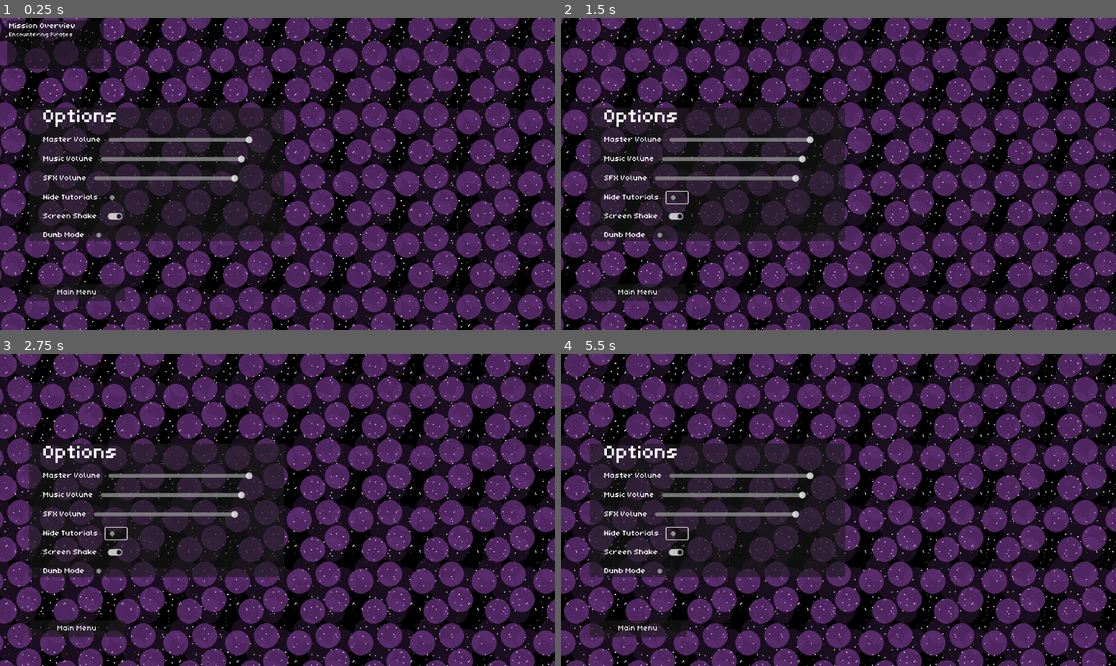
Above: before the commit, frames 1-4 (two rows, left to right).
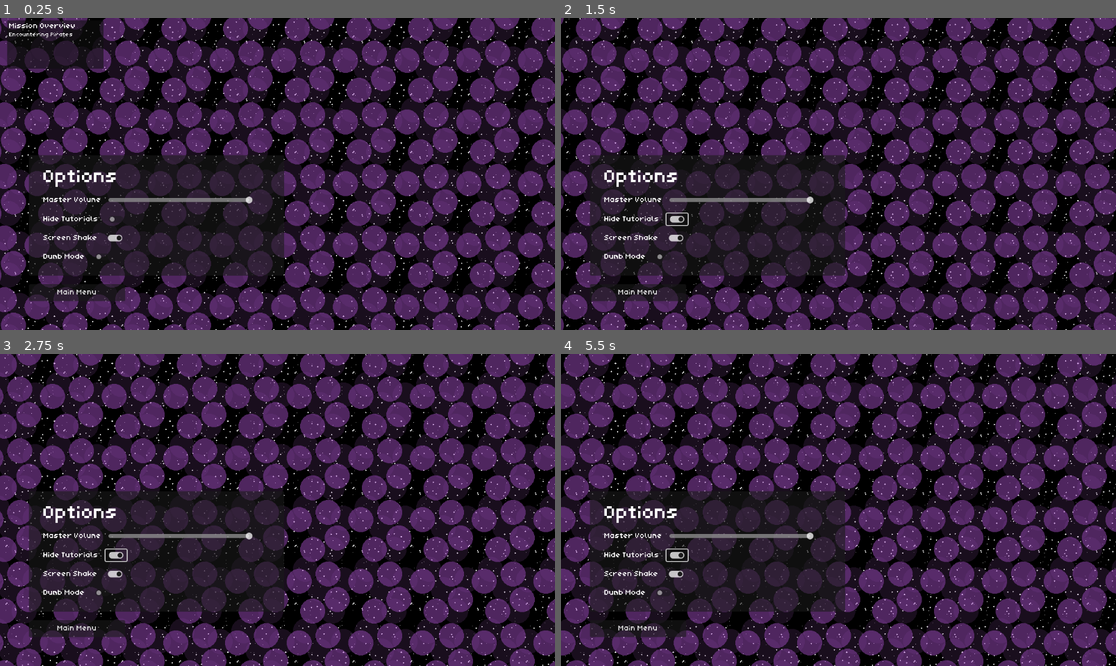
Above: after the commit, the same moments.

Repository: TreadTheDawnGames/GodotWildJam81
Game: Godot game, scene res://Scenes/UI/Options.tscn
Same seed, same stepped clock (60 frames per second), same inputs: the game is played once before the commit and once after it. This scene is started directly instead of the project's main scene. Sound files missing from this copy of the repository are replaced by a short silence.
Inputs (mouse positions are in pixels of both pictures, inside the frame that each line leads up to; where the layout moved, square brackets give the same spot in the first picture):
- Up to frame 1 (0.25 s): no input
- Up to frame 2 (1.5 s): click (677, 217) [677, 195] at 0.5 s; move the mouse to (960, 158) at 1.27 s; press the mouse at (960, 158) at 1.28 s; hold D (shipRIGHT) from 1.28 s (still down)
- Up to frame 3 (2.75 s): release D (shipRIGHT) at 2 s; release the mouse at (399, 494) at 2 s; drag from (166, 525) to (249, 572) at 2.02 s
- Up to frame 4 (5.5 s): move the mouse to (894, 441) at 2.77 s; press the mouse at (894, 441) at 2.78 s; hold D (shipRIGHT) 2.78-3.5 s; release the mouse at (894, 441) at 3.5 s; drag from (810, 572) to (672, 463) at 3.52 s; move the mouse to (1005, 556) at 4.27 s; press the mouse at (1005, 556) at 4.28 s; hold A (shipLEFT) 4.28-5 s; release the mouse at (1005, 556) at 5 s; drag from (672, 463) to (755, 432) at 5.02 s

The runs differ from the first frame. In frame 1, 9.4% of the frame differs, in the area x 5-52%, y 28-83%; in frame 2, 9.4%; in frame 3, 9.5%; in frame 4, 9.6%.

Commit message:
Changed audio settings and fixed options menu problems.

Diff:
--- a/Scenes/UI/Options.tscn
+++ b/Scenes/UI/Options.tscn
@@ -19,8 +19,8 @@
 anchor_top = 0.5
 anchor_bottom = 0.5
 offset_left = 60.0
-offset_top = -125.0
-offset_right = 530.0
+offset_top = 46.0
+offset_right = 590.0
 offset_bottom = 125.0
 grow_vertical = 2
 
@@ -60,6 +60,7 @@
 busName = "Master"
 
 [node name="MusicVolumeContainer" type="HBoxContainer" parent="PanelContainer/Container/OptionsContainer"]
+visible = false
 layout_mode = 2
 theme_override_constants/separation = 15
 
@@ -77,6 +78,7 @@
 busName = "Music"
 
 [node name="SFXVolumeContainer" type="HBoxContainer" parent="PanelContainer/Container/OptionsContainer"]
+visible = false
 layout_mode = 2
 theme_override_constants/separation = 15
 
@@ -104,7 +106,6 @@
 [node name="ShowTutsToggle" type="CheckButton" parent="PanelContainer/Container/OptionsContainer/ShowTuts"]
 unique_name_in_owner = true
 layout_mode = 2
-toggle_mode = false
 
 [node name="ScreenShakeContainer" type="HBoxContainer" parent="PanelContainer/Container/OptionsContainer"]
 layout_mode = 2
--- a/Scripts/UI/Options.gd
+++ b/Scripts/UI/Options.gd
@@ -35,5 +35,5 @@
 
 
 func _on_show_tuts_toggle_toggled(toggled_on: bool) -> void:
-	GlobalPlayerInfo.hideTutorials = !toggled_on
+	GlobalPlayerInfo.hideTutorials = toggled_on
 	pass # Replace with function body.
--- a/endgame_screen.gd
+++ b/endgame_screen.gd
@@ -48,7 +48,7 @@
 		1:
 			returnStr += ""
 		2:
-			returnStr += "II"
+			returnStr += "JR."
 		3:
 			returnStr += "III"
 		4:
Not shown, changed: export_presets.cfg
